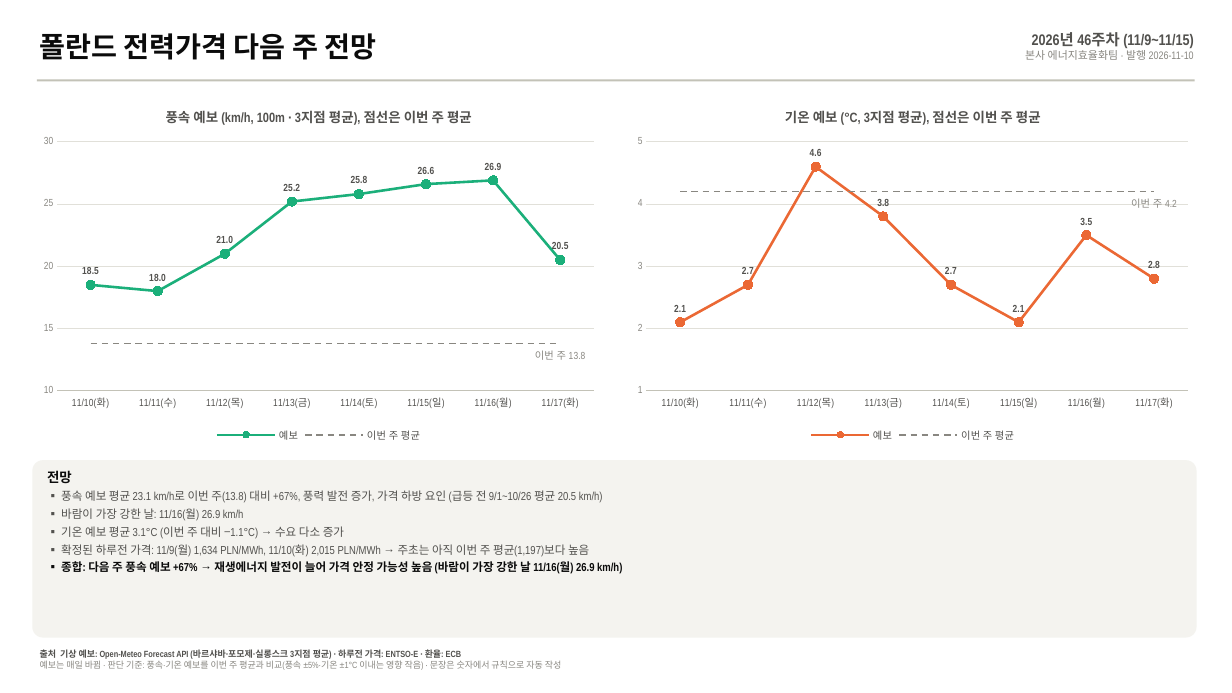
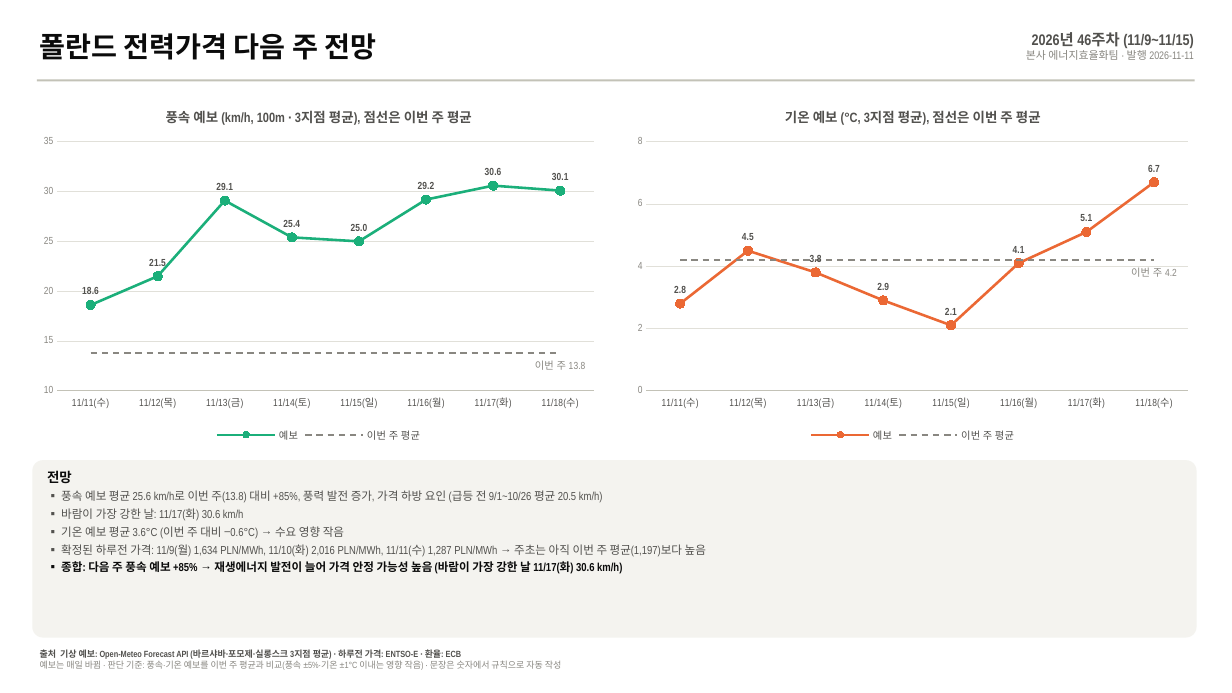
Before and after one commit to bnkim192/entsoe-harvester, a slide deck: slide 5 of weekly/2026-W45/PL_power_commodity_2026-W45.pptx (slide 4 before the commit). Drawn at 1232x693 pixels with LibreOffice and Linux fonts; fonts in the diff are those of the drawing. Boxes give left, top, right and bottom in pixels: in the first picture for what was removed or moved away, otherwise in the second. Text is boxed around its words. In the diff, an @@ line names an element or a change of style, - is before the commit and + after.

```diff
--- a/weekly/2026-W45/PL_power_commodity_2026-W45.pptx
+++ b/weekly/2026-W45/PL_power_commodity_2026-W45.pptx
@@ text at box(1026, 50, 1193, 60): text changed @@
-본사 에너지효율화팀 · 발행 2026-11-10
+본사 에너지효율화팀 · 발행 2026-11-11
@@ line chart at box(32, 91, 605, 446) @@
-categories: 11/10(화), 11/11(수), 11/12(목), 11/13(금), 11/14(토), 11/15(일), 11/16(월), 11/17(화)
+categories: 11/11(수), 11/12(목), 11/13(금), 11/14(토), 11/15(일), 11/16(월), 11/17(화), 11/18(수)
-예보: 18.5, 18, 21, 25.2, 25.8, 26.6, 26.9, 20.5
+예보: 18.6, 21.5, 29.1, 25.4, 25, 29.2, 30.6, 30.1
@@ data labels of 예보 added @@
@@ value axis changed @@
@@ line chart at box(627, 91, 1200, 446) @@
-categories: 11/10(화), 11/11(수), 11/12(목), 11/13(금), 11/14(토), 11/15(일), 11/16(월), 11/17(화)
+categories: 11/11(수), 11/12(목), 11/13(금), 11/14(토), 11/15(일), 11/16(월), 11/17(화), 11/18(수)
-예보: 2.1, 2.7, 4.6, 3.8, 2.7, 2.1, 3.5, 2.8
+예보: 2.8, 4.5, 3.8, 2.9, 2.1, 4.1, 5.1, 6.7
@@ data labels of 예보 added @@
@@ value axis changed @@
@@ text at box(61, 490, 706, 574): text changed @@
-▪ 풍속 예보 평균 23.1 km/h로 이번 주(13.8) 대비 +67%, 풍력 발전 증가, 가격 하방 요인 (급등 전 9/1~10/26 평균 20.5 km/h)
-▪ 바람이 가장 강한 날: 11/16(월) 26.9 km/h
-▪ 기온 예보 평균 3.1°C (이번 주 대비 −1.1°C) → 수요 다소 증가
-▪ 확정된 하루전 가격: 11/9(월) 1,634 PLN/MWh, 11/10(화) 2,015 PLN/MWh → 주초는 아직 이번 주 평균(1,197)보다 높음
-▪ 종합: 다음 주 풍속 예보 +67% → 재생에너지 발전이 늘어 가격 안정 가능성 높음 (바람이 가장 강한 날 11/16(월) 26.9 km/h)
+▪ 풍속 예보 평균 25.6 km/h로 이번 주(13.8) 대비 +85%, 풍력 발전 증가, 가격 하방 요인 (급등 전 9/1~10/26 평균 20.5 km/h)
+▪ 바람이 가장 강한 날: 11/17(화) 30.6 km/h
+▪ 기온 예보 평균 3.6°C (이번 주 대비 −0.6°C) → 수요 영향 작음
+▪ 확정된 하루전 가격: 11/9(월) 1,634 PLN/MWh, 11/10(화) 2,016 PLN/MWh, 11/11(수) 1,287 PLN/MWh → 주초는 아직 이번 주 평균(1,197)보다 높음
+▪ 종합: 다음 주 풍속 예보 +85% → 재생에너지 발전이 늘어 가격 안정 가능성 높음 (바람이 가장 강한 날 11/17(화) 30.6 km/h)
```
Also in this commit, not shown: 3 other slides changed, 1 slide added, 14 other files.
